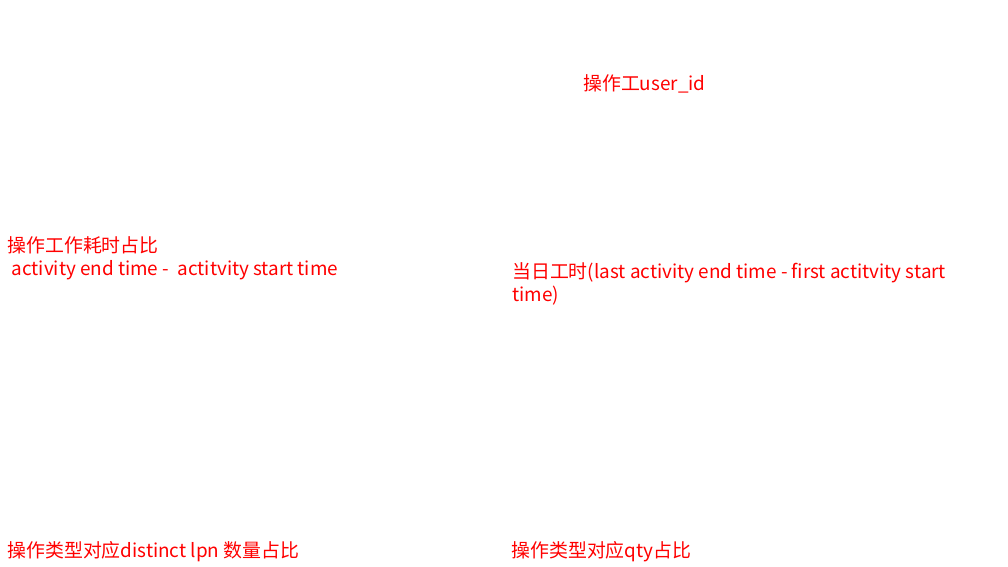
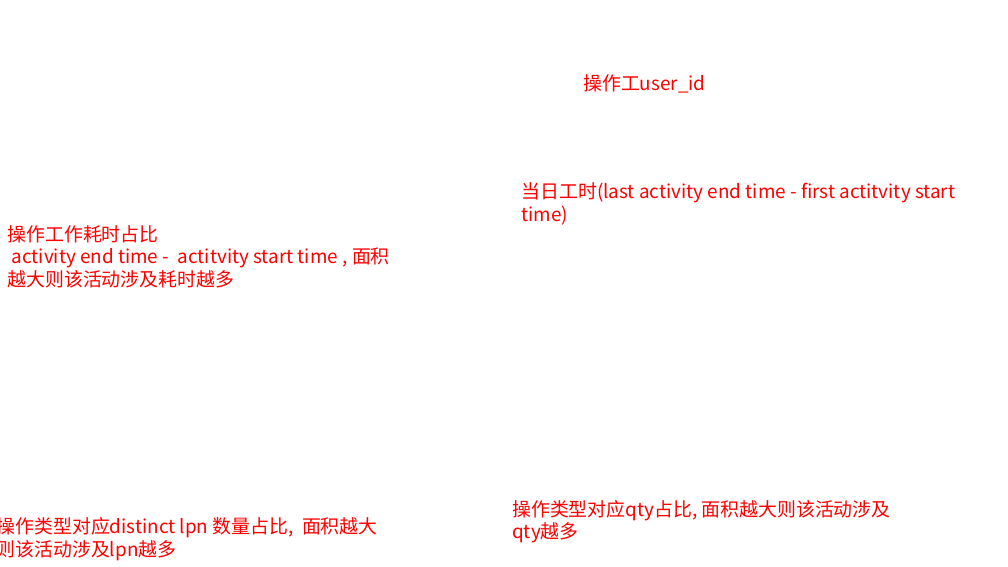
Before and after one commit to fyenne/play4_activity, a slide deck: slide 1 of activity_tracking_1014.pptx. Drawn at 1008x567 pixels with LibreOffice and Linux fonts; fonts in the diff are those of the drawing; background and template pictures are left out. Boxes give left, top, right and bottom in pixels: in the first picture for what was removed or moved away, otherwise in the second. Text is boxed around its words. In the diff, an @@ line names an element or a change of style, - is before the commit and + after.

```diff
--- a/activity_tracking_1014.pptx
+++ b/activity_tracking_1014.pptx
@@ text "当日工时(last activity end time - ...": place and size @@
-text "当日工时(last activity end time - ..." at (512,262,946,283)
+text "当日工时(last activity end time - ..." at (522,182,955,203)
@@ text "操作工作耗时占比": place and size @@
-text "操作工作耗时占比" at (7,236,338,280)
+text "操作工作耗时占比" at (7,225,390,288)
@@ text at (7,247,390,288): text changed @@
-activity end time - actitvity start time
+activity end time - actitvity start time , 面积越大则该活动涉及耗时越多
@@ text at (512,500,891,543): text changed @@
-操作类型对应qty占比
+操作类型对应qty占比, 面积越大则该活动涉及qty越多
@@ text at (0,517,378,561): text changed @@
-操作类型对应distinct lpn 数量占比
+操作类型对应distinct lpn 数量占比, 面积越大则该活动涉及lpn越多
```
Also in this commit, not shown: 4 other slides changed, 1 other file.
